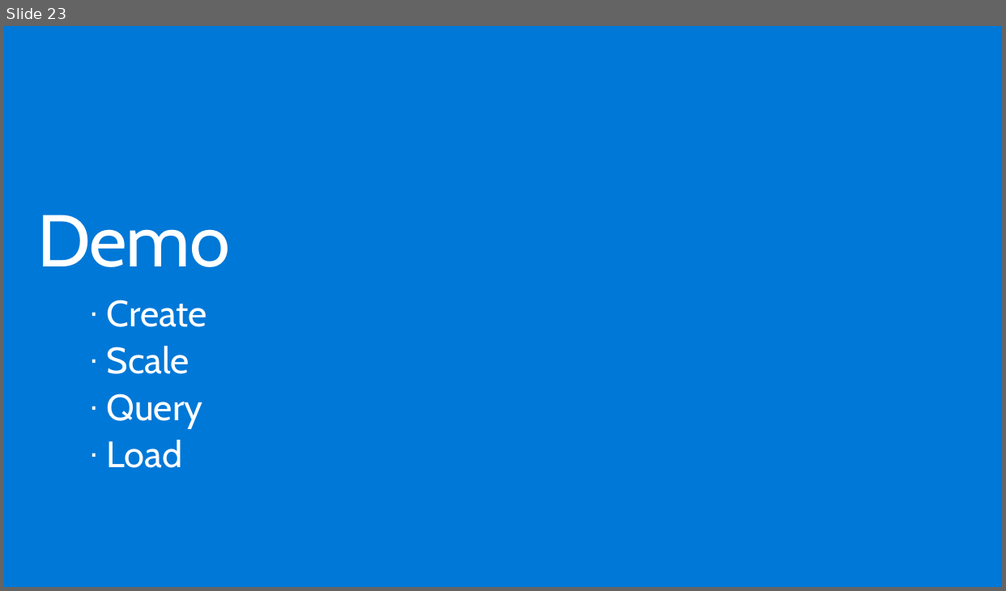
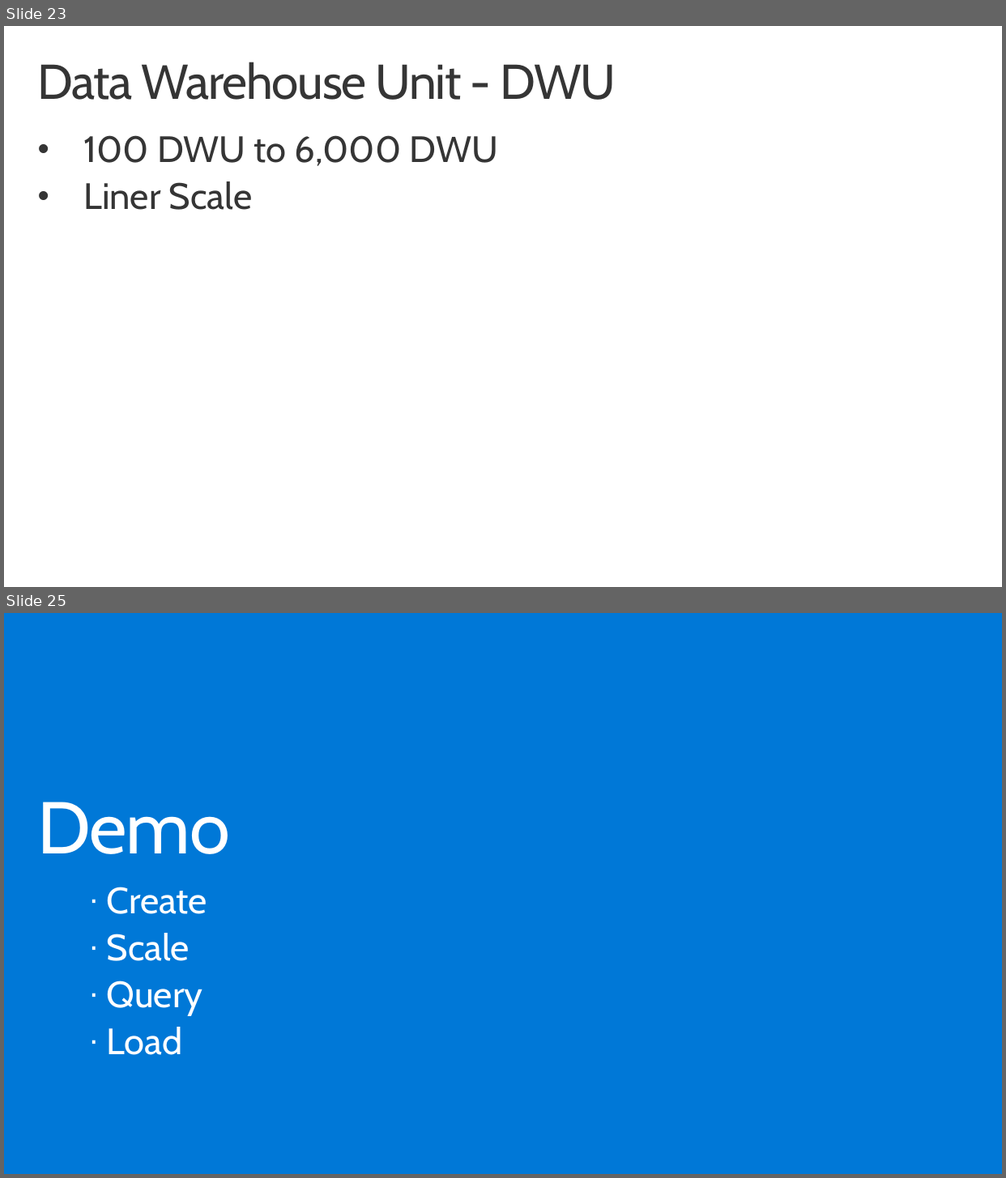
Before and after one commit to shawnweisfeld/20170304_AzureDW, a slide deck: Intro to Azure SQL Data Warehouse.pptx. Shown one above the other, each under a label of ours: slide 23 before the commit, slides 23 and 25 after it; the slides between them are not shown. The pictures are 1006x591 and 1006x1178 pixels, drawn with LibreOffice and Linux fonts; fonts in the diff are those of the drawing; background and template pictures are left out. Boxes give left, top, right and bottom in pixels: in the first picture for what was removed or moved away, otherwise in the second. Text is boxed around its words. In the diff, an @@ line names an element or a change of style, - is before the commit and + after.

```diff
--- a/Intro to Azure SQL Data Warehouse.pptx
+++ b/Intro to Azure SQL Data Warehouse.pptx
@@ slide 23 added at <box>4,26,1002,587</box>, background #FFFFFF @@
@@ title added at <box>38,62,616,100</box>, 48 pt, text #353535 @@
+Data Warehouse Unit - DWU
@@ text added at <box>83,135,498,210</box>, 36 pt, text #353535 @@
+• 100 DWU to 6,000 DWU
+• Liner Scale
@@ what was slide 23 is now slide 25 @@
```
Also in this commit, not shown: 2 slides changed, 3 other slides added.
